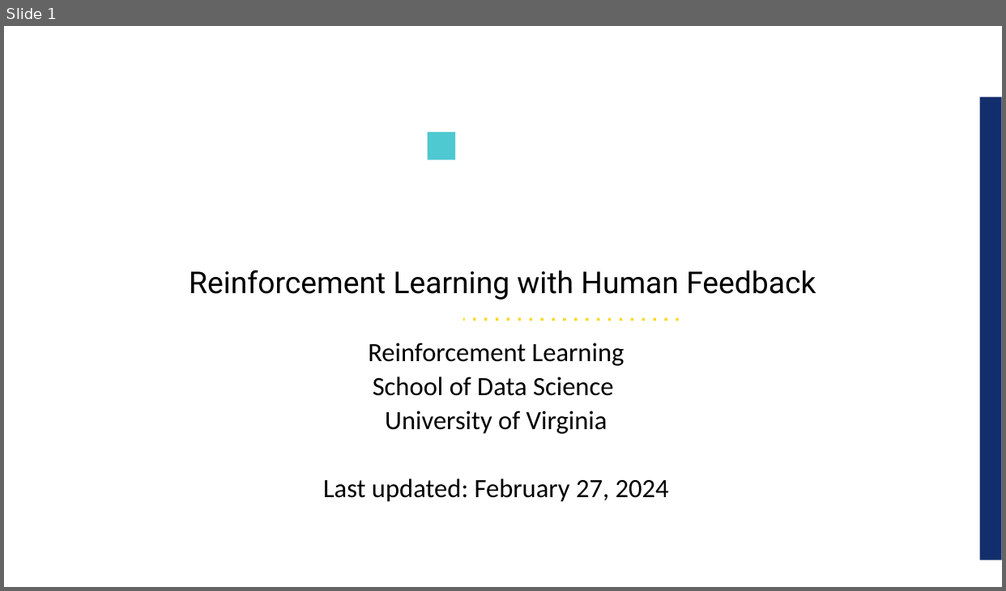
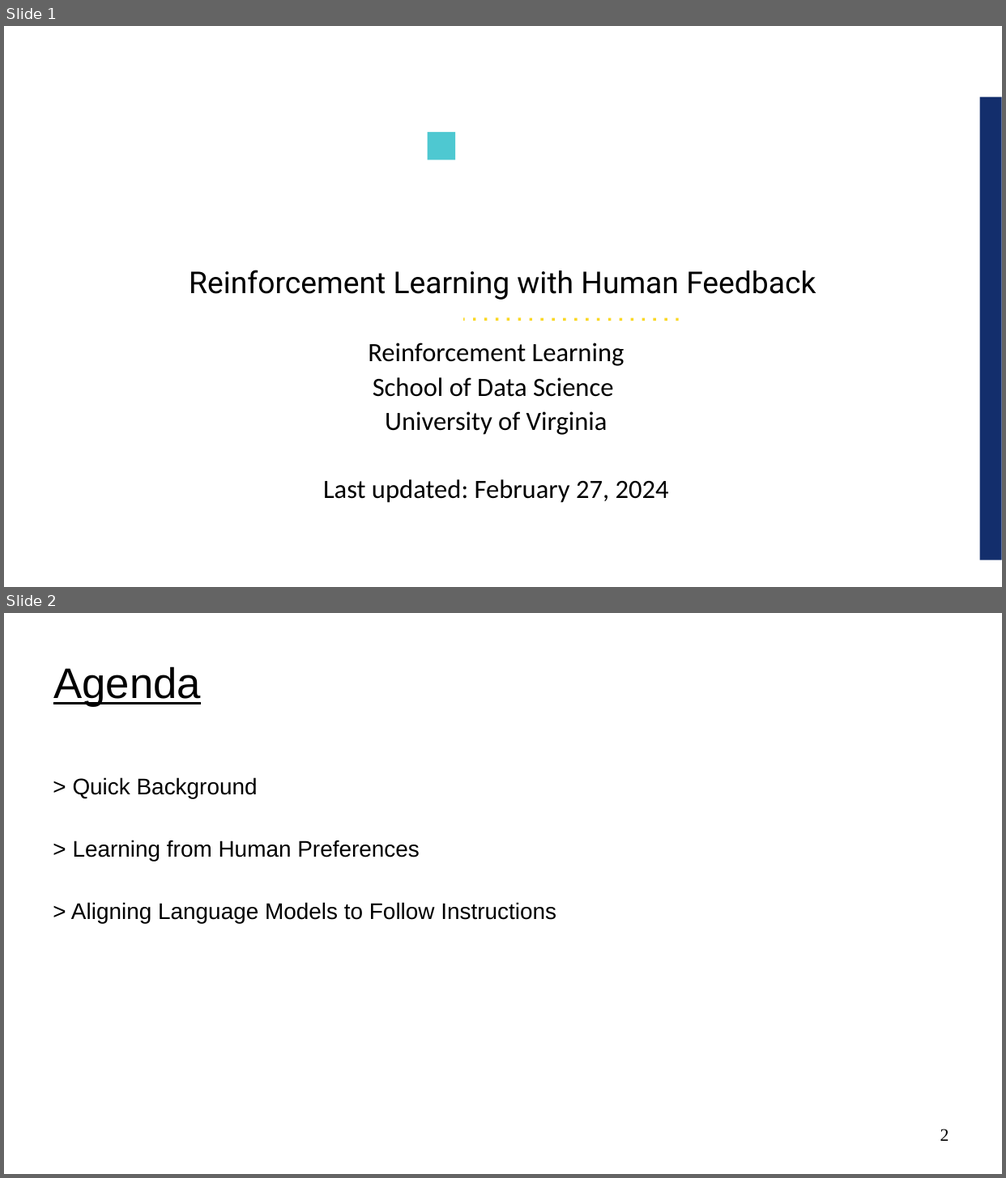
Before and after one commit to UVADS/reinforcement_learning, a slide deck: 12_rl_human_feedback/rlhf.ppt. Shown one above the other, each under a label of ours: slide 1 before the commit, slides 1 and 2 after it. The pictures are 1006x591 and 1006x1178 pixels, drawn with LibreOffice and Linux fonts; fonts in the diff are those of the drawing; background and template pictures are left out. Boxes give left, top, right and bottom in pixels: in the first picture for what was removed or moved away, otherwise in the second. Text is boxed around its words. In the diff, an @@ line names an element or a change of style, - is before the commit and + after.

```diff
--- a/12_rl_human_feedback/rlhf.ppt
+++ b/12_rl_human_feedback/rlhf.ppt
@@ slide 2 added at <box>4,613,1002,1174</box>, background #FFFFFF @@
@@ title added at <box>53,666,201,707</box>, 34 pt, text #000000, underline @@
+Agenda
@@ text added at <box>71,777,556,923</box>, 18 pt, text #000000 @@
+> Quick Background
+> Learning from Human Preferences
+> Aligning Language Models to Follow Instructions
@@ page number added at <box>940,1129,949,1141</box>, 14 pt, text #000000 @@
+2
```
Also in this commit, not shown: 1 slide changed, 14 other slides added, 3 slides removed, 2 other files.
